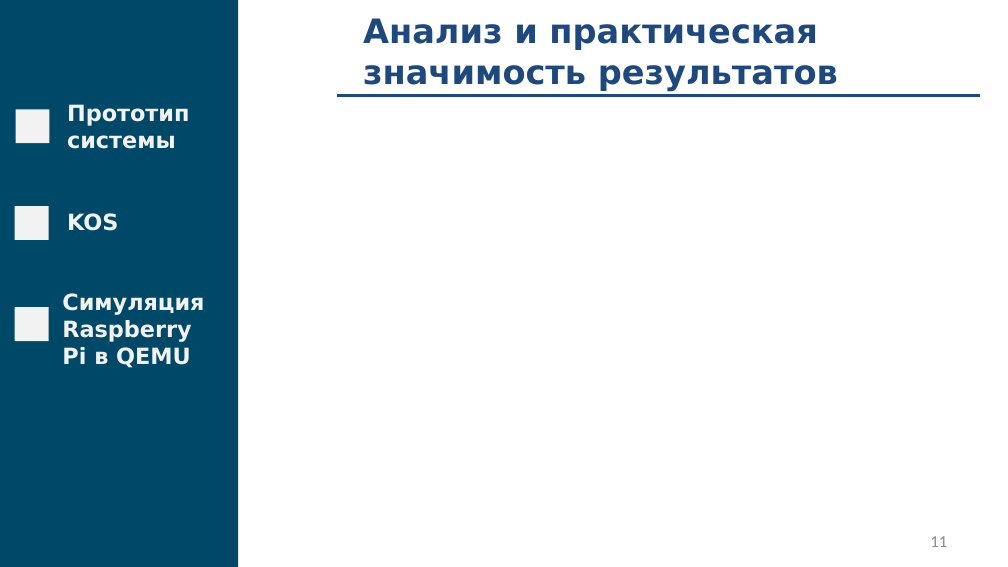
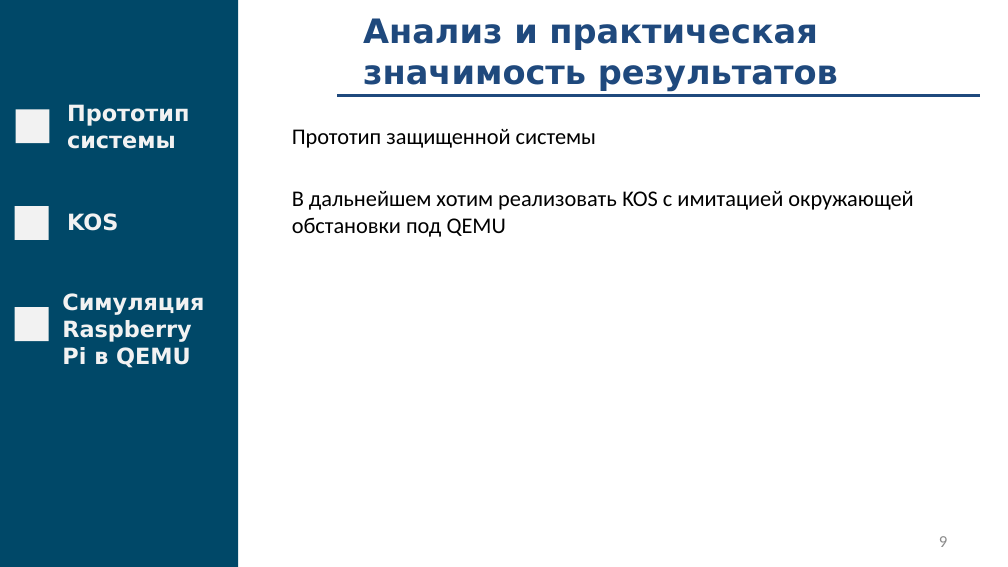
Before and after one commit to fanglores/Gagarin-2022, a slide deck: slide 9 of doc/Presentation.pptx (slide 11 before the commit). Drawn at 1008x567 pixels with LibreOffice and Linux fonts; fonts in the diff are those of the drawing. Boxes give left, top, right and bottom in pixels: in the first picture for what was removed or moved away, otherwise in the second. Text is boxed around its words. In the diff, an @@ line names an element or a change of style, - is before the commit and + after.

```diff
--- a/doc/Presentation.pptx
+++ b/doc/Presentation.pptx
@@ text added at (x1=292, y1=129, x2=913, y2=237), 16 pt, text #000000 @@
+Прототип защищенной системы
+В дальнейшем хотим реализовать KOS с имитацией окружающей обстановки под QEMU
@@ page number at (x1=939, y1=536, x2=947, y2=547): text changed @@
-11
+9
```
Also in this commit, not shown: 3 other slides changed, 2 slides removed, 1 other file.
